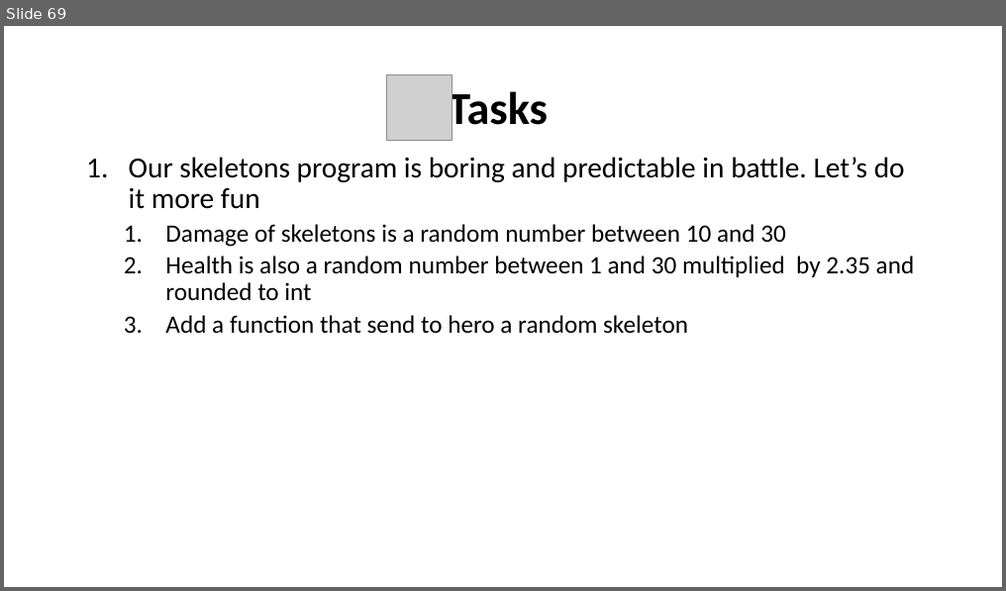
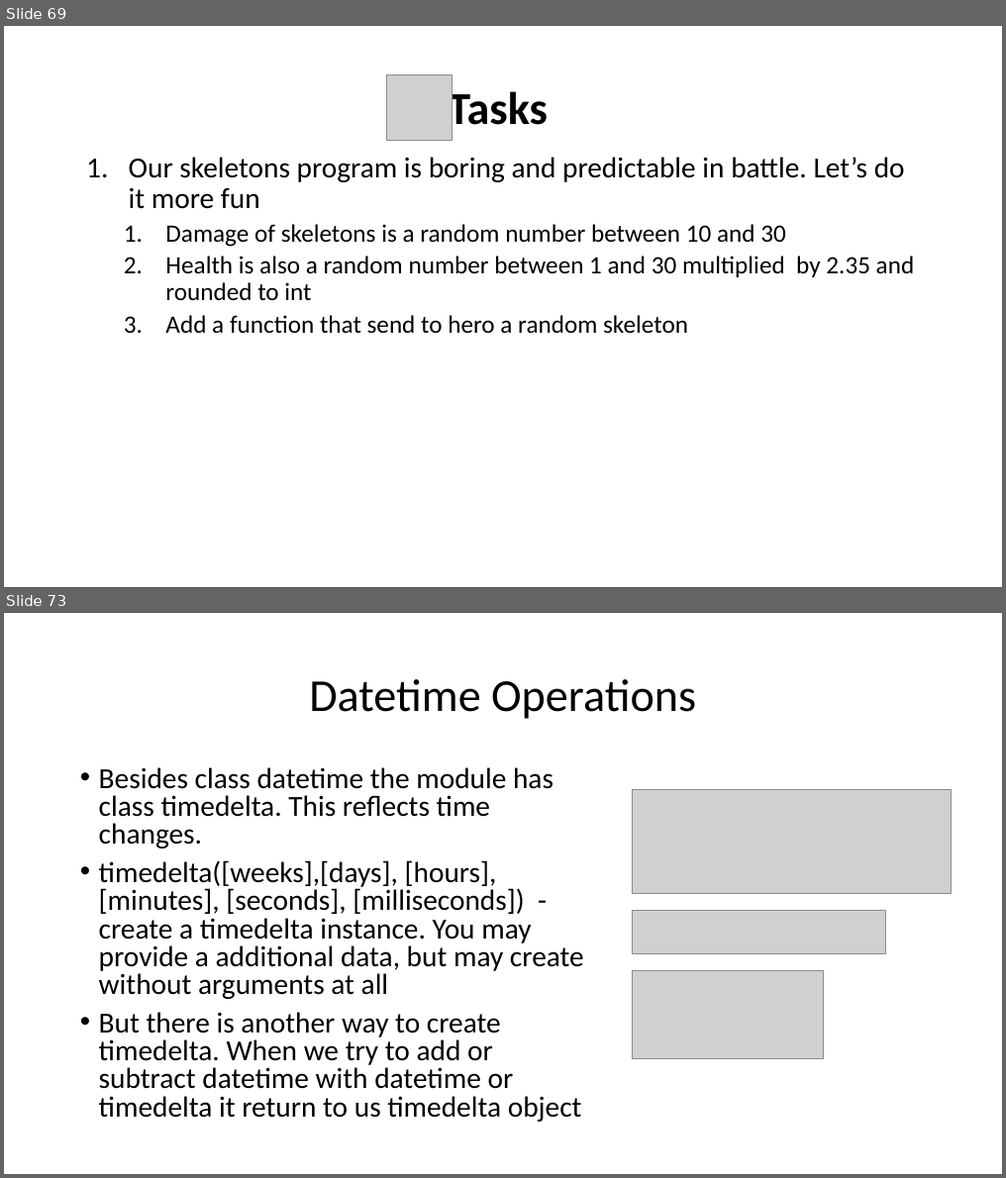
Before and after one commit to WonderLuc/brother-bootcamp, a slide deck: python 101/python_101.pptx. Shown one above the other, each under a label of ours: slide 69 before the commit, slides 69 and 73 after it; the slides between them are not shown. The pictures are 1006x591 and 1006x1178 pixels, drawn with LibreOffice and Linux fonts; fonts in the diff are those of the drawing; grey boxes stand for pictures; background and template pictures are left out. Boxes give left, top, right and bottom in pixels: in the first picture for what was removed or moved away, otherwise in the second. Text is boxed around its words. In the diff, an @@ line names an element or a change of style, - is before the commit and + after.

Commit message:
feat: add datetime and date modules

```diff
--- a/python 101/python_101.pptx
+++ b/python 101/python_101.pptx
@@ slide 73 added at [4,613,1002,1174], background picture (left out) @@
@@ title added at [309,679,696,719], 44 pt, text #000000 @@
+Datetime Operations
@@ text added at [99,767,584,1122], 28 pt, text #000000 @@
+• Besides class datetime the module has class timedelta. This reflects time changes.
+• timedelta([weeks],[days], [hours], [minutes], [seconds], [milliseconds]) - create a timedelta instance. You may provide a additional data, but may create without arguments at all
+• But there is another way to create timedelta. When we try to add or subtract datetime with datetime or timedelta it return to us timedelta object
@@ picture added at [632,789,951,894] @@
@@ picture added at [632,911,886,955] @@
@@ picture added at [632,970,824,1059] @@
```
Also in this commit, not shown: 2 slides changed, 6 other slides added, 2 other files.
